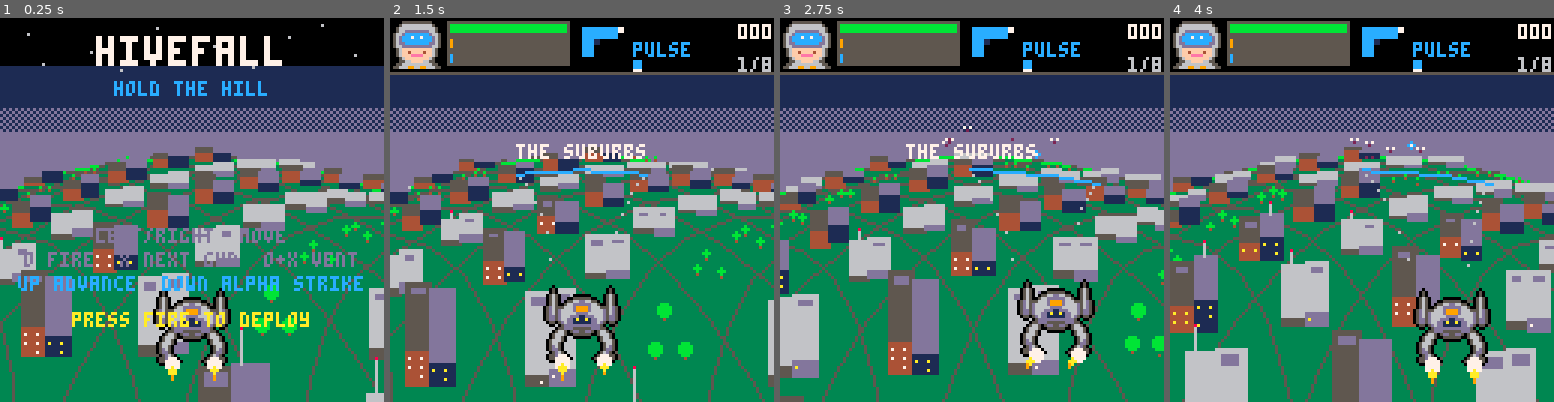
Above: before the commit, frames 1-4 (left to right).
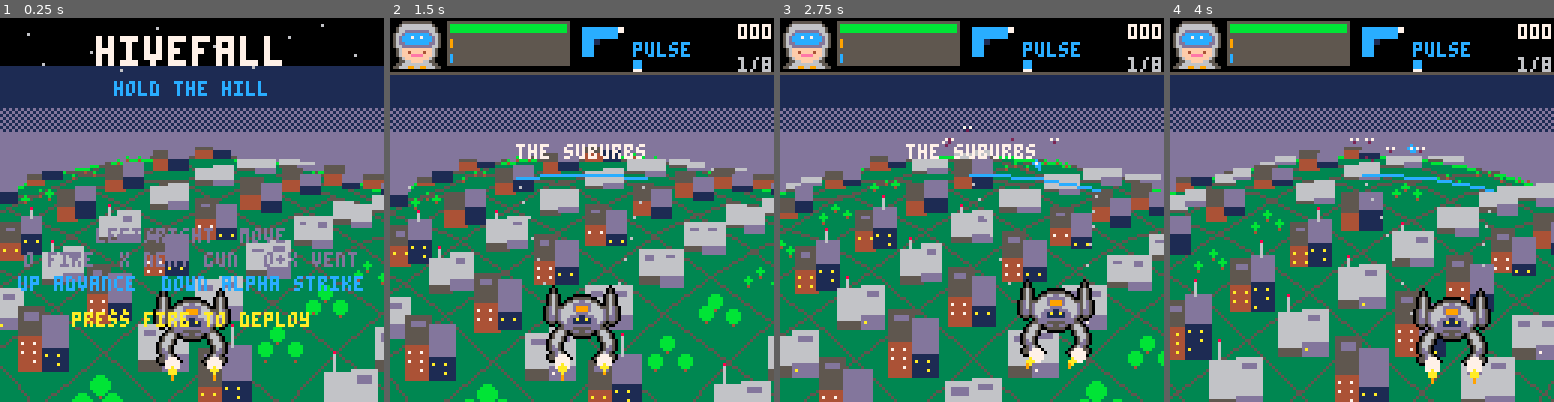
Above: after the commit, the same moments.

Repository: drachis/carts
Game: PICO-8 cartridge proj/hivefall/hivefall.p8
Two runs of this game, one before a commit and one after it. Both use one fixed random seed, a clock stepped at 60 frames per second and the inputs below.
Inputs:
- Up to frame 1 (0.25 s): no input
- Up to frame 2 (1.5 s): tap X (X key) at 0.33, 1.07 s; tap O (Z key) at 0.7 s
- Up to frame 3 (2.75 s): hold Right 1.6-2.1 s; tap O (Z key) at 1.7, 2.1, 2.5 s; tap X (X key) at 1.85 s; hold Up 2.15-2.42 s; hold Right from 2.47 s (still down)
- Up to frame 4 (4 s): tap O (Z key) at 2.9, 3.3, 3.7 s; tap X (X key) at 2.97 s; release Right at 3.03 s; hold Left 3.08-3.58 s; hold Down 3.63-3.97 s

The runs differ from the first frame. In frame 1, 32% of the frame differs, in the area x 0-100%, y 34-100%; in frame 2, 34%; in frame 3, 35%; in frame 4, 38%, in the area x 0-100%, y 31-100%.

Commit message:
hivefall: a gentler depth curve, so the nearest blocks are not stretched (6132 tokens)
Co-Authored-By: Claude Opus 5.5 <noreply@anthropic.com>

Diff:
--- a/proj/hivefall/data.lua
+++ b/proj/hivefall/data.lua
@@ -144,7 +144,7 @@
 skyline=split"7,12,9,16,7,13,20,8,11,15,6,18,10,14,7,12,9,17,8,11,14,9"
 blast_colours=split"7,10,9,8,2"
 -- the depths a road is drawn through, closer together where it is near
-road_depths=split"0.8,1,1.3,1.7,2.2,3,4.2,6"
+road_depths=split"0.7,1,1.4,1.9,2.5,3.2,4.2,6"
 -- a tower takes one of four wall,roof pairs and one of three window colours
 tower_tints=split"5,6,13,6,4,5,1,13"
 window_tints=split"10,12,7"
--- a/proj/hivefall/world.lua
+++ b/proj/hivefall/world.lua
@@ -10,7 +10,11 @@
 -- they appear at the mech's line; things shrink and close up toward the
 -- crest, and the crest sags at the edges so the ground reads as a globe.
 function project(x,z,h)
- local near=max((far_z/z-1)/(far_z-1))
+ -- how near, 0 at the crest and 1 at the mech's line, as a square: rows
+ -- still close up toward the crest, but without true perspective's steep
+ -- rush at the camera, which stretched the nearest towers threefold
+ local near=max(far_z-z)/(far_z-1)
+ near*=near
  local scale=0.3+0.9*near
  local sx=64+(x-camera_x)*(0.7+0.3*near)
  -- the sag is only on the hill; below the mech's line x runs far enough
